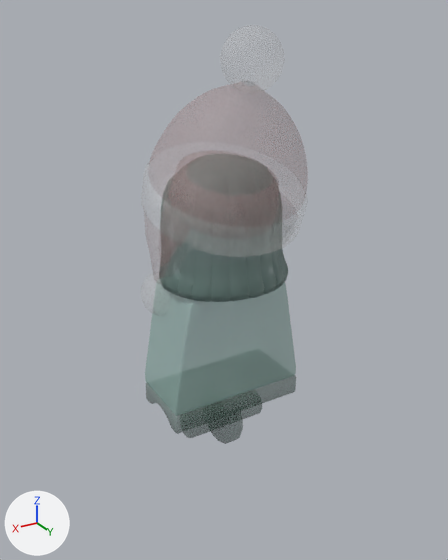
The OBJ model ProyectoFinal/ProyectoFinal/Models/LegoStarWarsTCSModels/Characters/AnakinGhost/anakinGhostLightSaberBody.obj: old version first, new version second.
The view is the same before and after, from a camera (50 mm lens) standing at (0.303, 0.512, 0.217) and looking at (-0.001, 0.006, -0.036). Arrows for +X, +Y and +Z are at lower left; the lights stay in place. Where no turn or scale is listed for an object, it has been applied to the vertices.

The first picture shows 'Mesh_0138_Mesh_0138Mesh', 'Mesh_0140_Mesh_0140Mesh', 'Mesh_0146_Mesh_0146Mesh'.
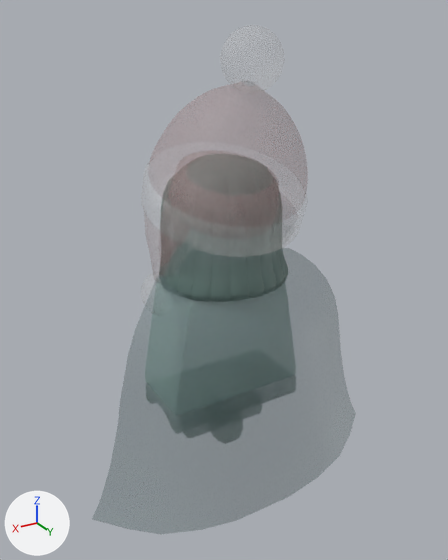
Location of each change, (x1, y1, x2, y2) in pixels of the pictures (448 x 560 px):
```json
{"object": "Mesh_0147_Mesh_0147Mesh", "change": "added", "after": [92, 248, 356, 535]}
{"object": "Mesh_0146_Mesh_0146Mesh", "change": "unchanged, covered by the edit", "before": [145, 278, 296, 416]}
{"object": "Mesh_0138_Mesh_0138Mesh", "change": "unchanged, covered by the edit", "before": [146, 376, 296, 444]}
```

Scene script edits in JSON lines:
```json
{"op": "add", "block": "me_mesh_0147_mesh_0147mesh", "code": ["me_mesh_0147_mesh_0147mesh = bpy.data.meshes.new('Mesh_0147_Mesh_0147Mesh')", "me_mesh_0147_mesh_0147mesh.from_pydata(...)  # 165 vertices, 280 faces; spans x -0.184..0.169, y -0.039..0.079, z -0.285..-0.015", "me_mesh_0147_mesh_0147mesh.materials.append(mat_body)"]}
{"op": "add", "block": "ob_mesh_0147_mesh_0147mesh", "code": ["ob_mesh_0147_mesh_0147mesh = bpy.data.objects.new('Mesh_0147_Mesh_0147Mesh', me_mesh_0147_mesh_0147mesh)", "ob_mesh_0147_mesh_0147mesh.location = (0.0, 0.0, 0.0)"]}
```
